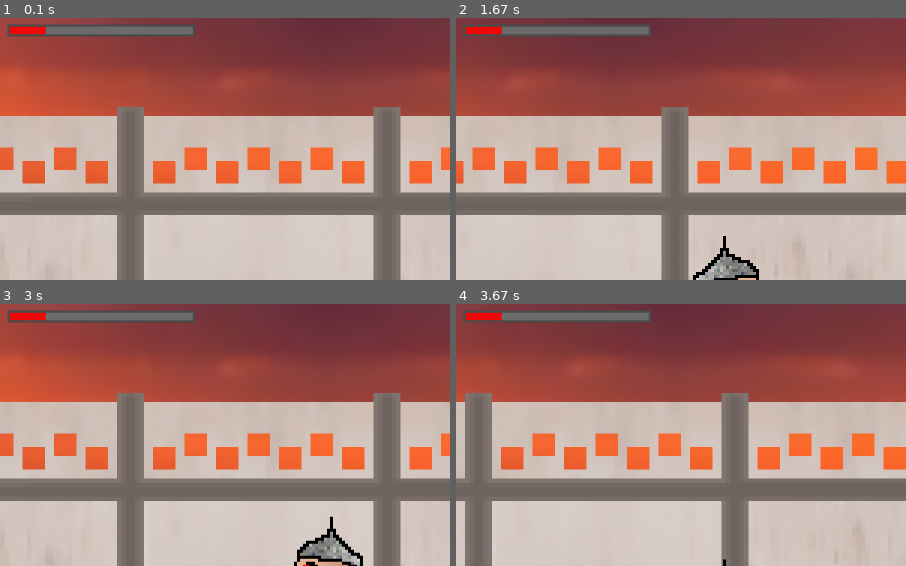
Above: before the commit, frames 1-4 (two rows, left to right).
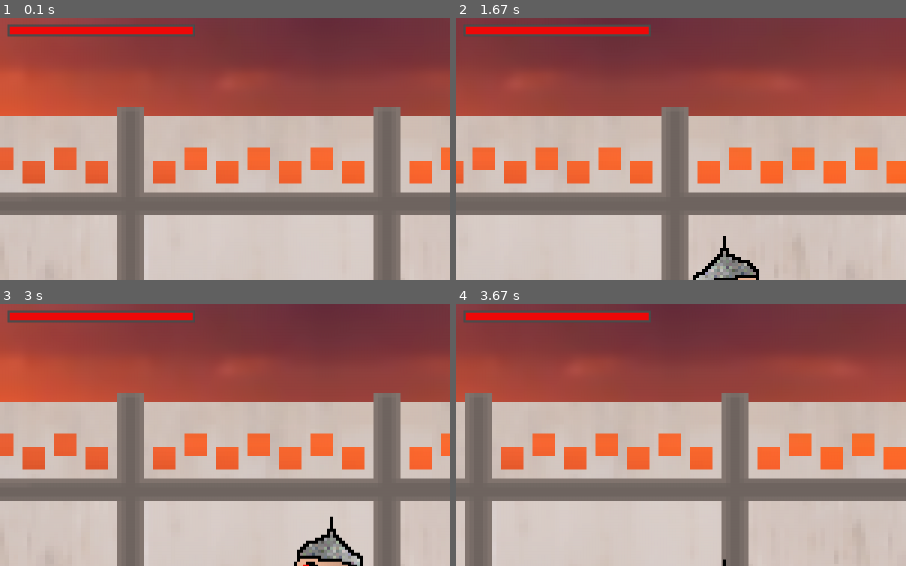
Above: after the commit, the same moments.

Repository: NikMatyukhin/true_pygame
Game: pygame game, started from src/main.py
Two runs of this game, one before a commit and one after it. Both use one fixed random seed, a clock stepped at 60 frames per second and the inputs below.
Inputs:
- Up to frame 1 (0.1 s): no input
- Up to frame 2 (1.67 s): hold Right 0.33-0.8 s; hold Up 0.83-1.13 s; hold Right 1.17-1.63 s
- Up to frame 3 (3 s): hold Left 1.67-2.2 s; hold Left 2.23-2.63 s; hold Up from 2.67 s (still down)
- Up to frame 4 (3.67 s): release Up at 3.03 s; hold Right from 3.07 s (still down)
The pictures show only the part of the screen within x 0-50%, y 0-50%; the shares and areas given below are measured in that part.

The runs differ from the first frame. In frame 1, 1.1% of the frame differs, in the area x 10-43%, y 3-7%; in frame 2, 1.1%; in frame 3, 1.1%; in frame 4, 1.1%.

Commit message:
Добавил файл сборщика

Diff:
--- a/src/main.py
+++ b/src/main.py
@@ -1,7 +1,5 @@
 import os
 import sys
-from typing import List
-
 import pygame
 from random import randint
 
@@ -78,7 +76,7 @@
         self.floor = WIN_HEIGHT - FLOOR_HEIGHT
         self.player_level = self.floor - self.surface.get_height()
 
-        self.hp = 20
+        self.hp = 100
         self.moving_speed = 8
         self.go_to_right = True
         self.vertical_impulse = 0
--- /dev/null
+++ b/src/setup.py
@@ -0,0 +1,27 @@
+from cx_Freeze import setup, Executable
+
+import os
+
+executables = [Executable('main.py', targetName='Sein Kampf')]
+
+includes = []
+#pygame_path = list(importlib.import_module('pygame').__path__)[0]
+excludes = ['email','html','http','PyQt5','unittest','test','xmlrpc','testpath','pydoc_data','notebook',
+            '_pytest','asyncio','urllib3','requests','atomicwrites','certifi','cffi','defusedxml',
+            'jupyter_client','jupyter_core','tornado','markupsafe','zmq','win32com','scipy','nbformat',
+            'nbconvert','jedi','jinja2','IPython']
+
+options = {
+    'build_exe': {
+        'includes': includes,
+        'include_files': ['assets/', 'music/', 'sounds/'],# pygame_path],
+        'excludes': excludes,
+        'build_exe': 'Sein Kampf',
+    }
+}
+
+setup(name='Sein Kampf',
+      version = '1.0',
+      description = 'super game',
+      options = options,
+      executables = executables)
Not shown, changed: .gitignore
